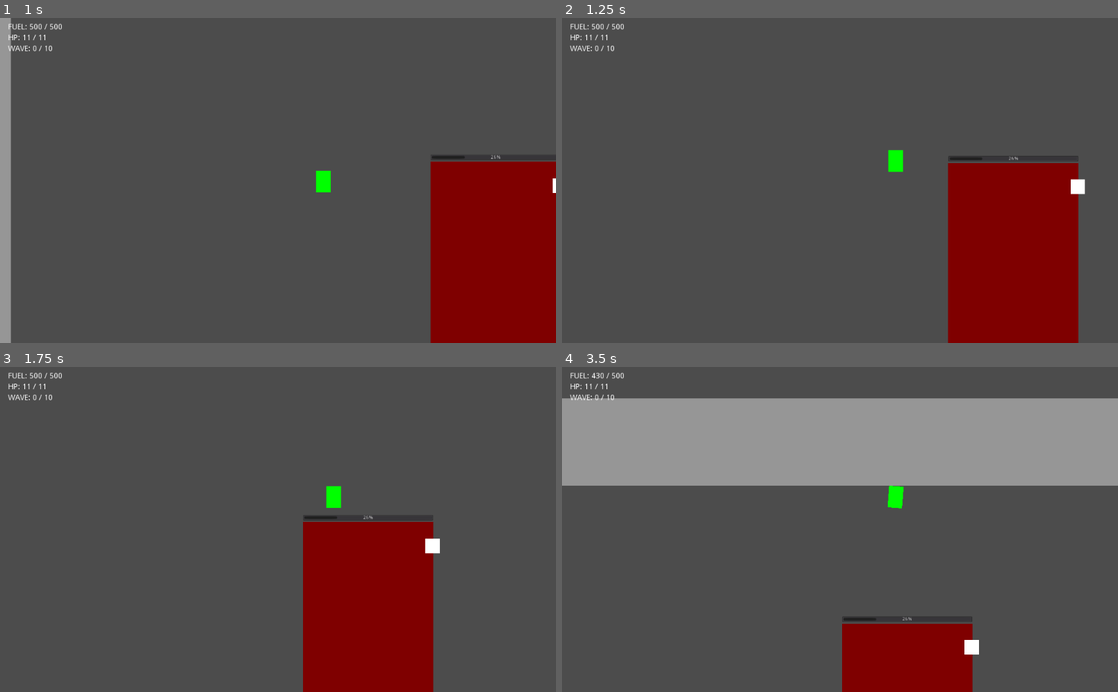
Above: before the commit, frames 1-4 (two rows, left to right).
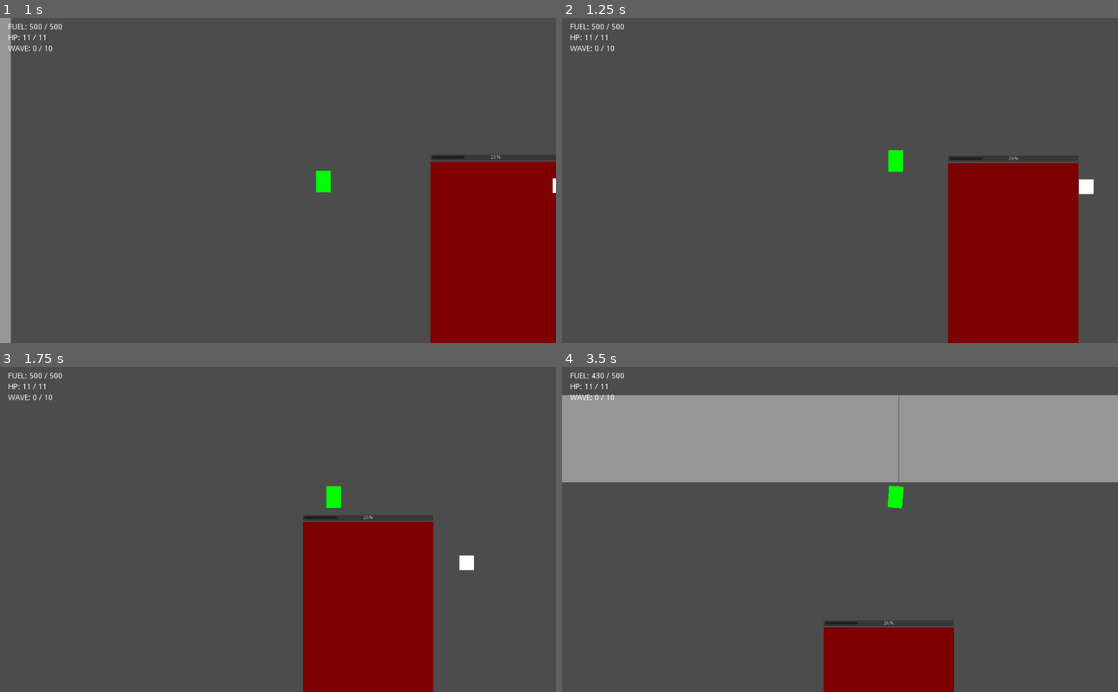
Above: after the commit, the same moments.

Repository: deengames/abu-hamid-x
Game: Godot game, scene res://prototype/Main.tscn
Two runs of this game, one before a commit and one after it. Both use one fixed random seed, a clock stepped at 60 frames per second and the inputs below.
Inputs (mouse positions are in pixels of both pictures, inside the frame that each line leads up to):
- Up to frame 1 (1 s): tap Enter at 0.5 s; move the mouse to (400, 164) at 0.52 s; hold D (move_right) from 0.53 s (still down); click (400, 164) at 0.6 s; tap Space (jump) at 0.77 s
- Up to frame 2 (1.25 s): keep holding D (move_right)
- Up to frame 3 (1.75 s): move the mouse to (166, 545) at 1.27 s; release D (move_right) at 1.28 s; hold S (move_down) from 1.28 s (still down); tap Shift (boost) at 1.35 s; click (166, 545) at 1.42 s; tap Space (jump) at 1.52 s
- Up to frame 4 (3.5 s): move the mouse to (895, 458) at 2.02 s; release S (move_down) at 2.03 s; hold D (move_right) 2.03-2.78 s; tap Ctrl (toggle_jetpack) at 2.1 s; click (895, 458) at 2.17 s; move the mouse to (812, 594) at 2.77 s; hold W (move_up) from 2.78 s (still down); tap E at 2.85 s; click (812, 594) at 2.92 s; tap Space (jump) at 3.02 s

Frame 1 is identical in both runs. In frame 2, 0.1% of the frame differs, in the area x 91-96%, y 49-55%; in frame 3, 0.3%; in frame 4, 4.0%, in the area x 0-100%, y 8-100%.

Commit message:
Hit collision on hit spots works

Diff:
--- a/prototype/Character/Enemy/HitSpot.gd
+++ b/prototype/Character/Enemy/HitSpot.gd
@@ -7,9 +7,19 @@
 func _ready():
 	# Called every time the node is added to the scene.
 	# Initialization here
+	print("Registerinmg")
 	self.register_damaging_group("sword")
+	print("Registered")
 
 #func _process(delta):
 #	# Called every frame. Delta is time since last frame.
 #	# Update game logic here.
 #	pass
+
+
+func _on_HitSpot_damaged():
+	print("DAMAGED")
+
+
+func _on_HitSpot_body_entered(body):
+	print("test")
--- a/prototype/Character/Enemy/HitSpot.tscn
+++ b/prototype/Character/Enemy/HitSpot.tscn
@@ -1,18 +1,61 @@
-[gd_scene load_steps=4 format=2]
+[gd_scene load_steps=3 format=2]
 
-[ext_resource path="res://prototype/Character/Character.tscn" type="PackedScene" id=1]
-[ext_resource path="res://prototype/Character/Enemy/HitSpot.gd" type="Script" id=2]
+[ext_resource path="res://prototype/Character/Enemy/HitSpot.gd" type="Script" id=1]
 
 [sub_resource type="RectangleShape2D" id=1]
 
 custom_solver_bias = 0.0
 extents = Vector2( 16, 16 )
+_sections_unfolded = [ "Resource" ]
 
-[node name="HitSpot" instance=ExtResource( 1 )]
+[node name="HitSpot" type="RigidBody2D" index="0"]
 
-mode = 1
-script = ExtResource( 2 )
+input_pickable = false
+collision_layer = 3
+collision_mask = 3
+mode = 2
+mass = 1.0
+friction = 1.0
+bounce = 0.0
+gravity_scale = 1.0
+custom_integrator = false
+continuous_cd = 0
+contacts_reported = 5
+contact_monitor = true
+sleeping = false
+can_sleep = true
+linear_velocity = Vector2( 0, 0 )
+linear_damp = -1.0
+angular_velocity = 0.0
+angular_damp = -1.0
+script = ExtResource( 1 )
+_sections_unfolded = [ "Collision" ]
+max_health = 999
 
-[node name="Collision" parent="." index="0"]
+[node name="Collision" type="CollisionShape2D" parent="." index="0"]
 
 shape = SubResource( 1 )
+_sections_unfolded = [ "Transform" ]
+
+[node name="ColorBox" type="ColorRect" parent="." index="1"]
+
+anchor_left = 0.0
+anchor_top = 0.0
+anchor_right = 0.0
+anchor_bottom = 0.0
+margin_left = -20.0
+margin_top = -20.0
+margin_right = 20.0
+margin_bottom = 20.0
+rect_pivot_offset = Vector2( 0, 0 )
+rect_clip_content = false
+mouse_filter = 0
+mouse_default_cursor_shape = 0
+size_flags_horizontal = 1
+size_flags_vertical = 1
+color = Color( 1, 1, 1, 1 )
+_sections_unfolded = [ "Rect" ]
+
+[connection signal="body_entered" from="." to="." method="_on_HitSpot_body_entered"]
+
+[connection signal="damaged" from="." to="." method="_on_HitSpot_damaged"]
